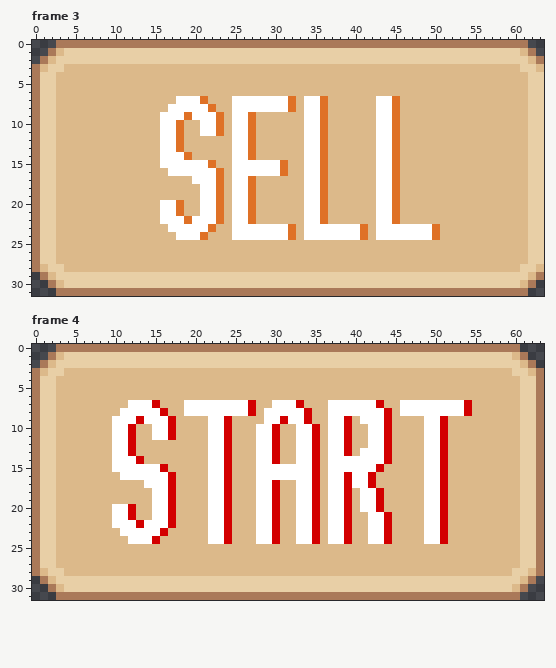
Two states of a pixel-art file, Aseprite/Button.aseprite. Above is the file before it was changed.
64x32 pixels, 5 frames. Shown: frame 3, frame 4. The commit also changed other frames, which this record leaves out.
And afterwards:
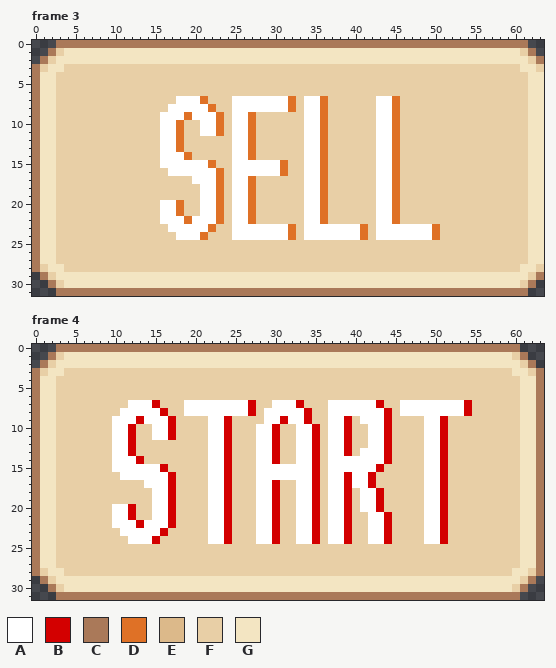
Palette (. is transparent): A #ffffff  B #d30000  C #aa7959  D #df7126  E #dcb98a  F #e8cfa6  G #f3e5c2
The edit:
layer "Button_Up" now shown
layer "Button_Down" now hidden
Changed rows in their new state; - is an unchanged pixel.
Frame 3:
first column x 1:
 1 --FGGGGGGGGGGGGGGGGGGGGGGGGGGGGGGGGGGGGGGGGGGGGGGGGGGGGGGGGGF--
 2 -FGGGGGGGGGGGGGGGGGGGGGGGGGGGGGGGGGGGGGGGGGGGGGGGGGGGGGGGGGGGF-
 3 FGGFFFFFFFFFFFFFFFFFFFFFFFFFFFFFFFFFFFFFFFFFFFFFFFFFFFFFFFFFGGF
 4 GGFFFFFFFFFFFFFFFFFFFFFFFFFFFFFFFFFFFFFFFFFFFFFFFFFFFFFFFFFFFGG
 5 GGFFFFFFFFFFFFFFFFFFFFFFFFFFFFFFFFFFFFFFFFFFFFFFFFFFFFFFFFFFFGG
 6 GGFFFFFFFFFFFFFFFFFFFFFFFFFFFFFFFFFFFFFFFFFFFFFFFFFFFFFFFFFFFGG
 7 GGFFFFFFFFFFFFFFF----FFF--------F---FFFFFF---FFFFFFFFFFFFFFFFGG
 8 GGFFFFFFFFFFFFFF------FF--------F---FFFFFF---FFFFFFFFFFFFFFFFGG
 9 GGFFFFFFFFFFFFF--------F---FFFFFF---FFFFFF---FFFFFFFFFFFFFFFFGG
10 GGFFFFFFFFFFFFF---FF---F---FFFFFF---FFFFFF---FFFFFFFFFFFFFFFFGG
11 GGFFFFFFFFFFFFF---FF---F---FFFFFF---FFFFFF---FFFFFFFFFFFFFFFFGG
12 GGFFFFFFFFFFFFF---FFFFFF---FFFFFF---FFFFFF---FFFFFFFFFFFFFFFFGG
13 GGFFFFFFFFFFFFF---FFFFFF---FFFFFF---FFFFFF---FFFFFFFFFFFFFFFFGG
14 GGFFFFFFFFFFFFF----FFFFF---FFFFFF---FFFFFF---FFFFFFFFFFFFFFFFGG
15 GGFFFFFFFFFFFFF-------FF-------FF---FFFFFF---FFFFFFFFFFFFFFFFGG
16 GGFFFFFFFFFFFFFF-------F-------FF---FFFFFF---FFFFFFFFFFFFFFFFGG
17 GGFFFFFFFFFFFFFFFFF----F---FFFFFF---FFFFFF---FFFFFFFFFFFFFFFFGG
18 GGFFFFFFFFFFFFFFFFFF---F---FFFFFF---FFFFFF---FFFFFFFFFFFFFFFFGG
19 GGFFFFFFFFFFFFFFFFFF---F---FFFFFF---FFFFFF---FFFFFFFFFFFFFFFFGG
20 GGFFFFFFFFFFFFF---FF---F---FFFFFF---FFFFFF---FFFFFFFFFFFFFFFFGG
21 GGFFFFFFFFFFFFF---FF---F---FFFFFF---FFFFFF---FFFFFFFFFFFFFFFFGG
22 GGFFFFFFFFFFFFF--------F---FFFFFF---FFFFFF---FFFFFFFFFFFFFFFFGG
23 GGFFFFFFFFFFFFFF------FF--------F--------F--------FFFFFFFFFFFGG
24 GGFFFFFFFFFFFFFFF----FFF--------F--------F--------FFFFFFFFFFFGG
25 GGFFFFFFFFFFFFFFFFFFFFFFFFFFFFFFFFFFFFFFFFFFFFFFFFFFFFFFFFFFFGG
26 GGFFFFFFFFFFFFFFFFFFFFFFFFFFFFFFFFFFFFFFFFFFFFFFFFFFFFFFFFFFFGG
27 GGFFFFFFFFFFFFFFFFFFFFFFFFFFFFFFFFFFFFFFFFFFFFFFFFFFFFFFFFFFFGG
28 FGGFFFFFFFFFFFFFFFFFFFFFFFFFFFFFFFFFFFFFFFFFFFFFFFFFFFFFFFFFGGF
29 -FGGGGGGGGGGGGGGGGGGGGGGGGGGGGGGGGGGGGGGGGGGGGGGGGGGGGGGGGGGGF-
30 --FGGGGGGGGGGGGGGGGGGGGGGGGGGGGGGGGGGGGGGGGGGGGGGGGGGGGGGGGGF--
Frame 4:
first column x 1:
 1 --FGGGGGGGGGGGGGGGGGGGGGGGGGGGGGGGGGGGGGGGGGGGGGGGGGGGGGGGGF--
 2 -FGGGGGGGGGGGGGGGGGGGGGGGGGGGGGGGGGGGGGGGGGGGGGGGGGGGGGGGGGGF-
 3 FGGFFFFFFFFFFFFFFFFFFFFFFFFFFFFFFFFFFFFFFFFFFFFFFFFFFFFFFFFGGF
 4 GGFFFFFFFFFFFFFFFFFFFFFFFFFFFFFFFFFFFFFFFFFFFFFFFFFFFFFFFFFFGG
 5 GGFFFFFFFFFFFFFFFFFFFFFFFFFFFFFFFFFFFFFFFFFFFFFFFFFFFFFFFFFFGG
 6 GGFFFFFFFFFFFFFFFFFFFFFFFFFFFFFFFFFFFFFFFFFFFFFFFFFFFFFFFFFFGG
 7 GGFFFFFFFFF----FFF---------FF----FFF-------FF---------FFFFFFGG
 8 GGFFFFFFFF------FF---------F------FF--------F---------FFFFFFGG
 9 GGFFFFFFF--------FFFF---FFFF------FF---F----FFFF---FFFFFFFFFGG
10 GGFFFFFFF---FF---FFFF---FFF---FF---F---FF---FFFF---FFFFFFFFFGG
11 GGFFFFFFF---FF---FFFF---FFF---FF---F---FF---FFFF---FFFFFFFFFGG
12 GGFFFFFFF---FFFFFFFFF---FFF---FF---F---FF---FFFF---FFFFFFFFFGG
13 GGFFFFFFF---FFFFFFFFF---FFF---FF---F---F----FFFF---FFFFFFFFFGG
14 GGFFFFFFF----FFFFFFFF---FFF---FF---F--------FFFF---FFFFFFFFFGG
15 GGFFFFFFF-------FFFFF---FFF--------F-------FFFFF---FFFFFFFFFGG
16 GGFFFFFFFF-------FFFF---FFF--------F------FFFFFF---FFFFFFFFFGG
17 GGFFFFFFFFFFF----FFFF---FFF---FF---F------FFFFFF---FFFFFFFFFGG
18 GGFFFFFFFFFFFF---FFFF---FFF---FF---F---F---FFFFF---FFFFFFFFFGG
19 GGFFFFFFFFFFFF---FFFF---FFF---FF---F---F---FFFFF---FFFFFFFFFGG
20 GGFFFFFFF---FF---FFFF---FFF---FF---F---F---FFFFF---FFFFFFFFFGG
21 GGFFFFFFF---FF---FFFF---FFF---FF---F---FF---FFFF---FFFFFFFFFGG
22 GGFFFFFFF--------FFFF---FFF---FF---F---FF---FFFF---FFFFFFFFFGG
23 GGFFFFFFFF------FFFFF---FFF---FF---F---FF---FFFF---FFFFFFFFFGG
24 GGFFFFFFFFF----FFFFFF---FFF---FF---F---FF---FFFF---FFFFFFFFFGG
25 GGFFFFFFFFFFFFFFFFFFFFFFFFFFFFFFFFFFFFFFFFFFFFFFFFFFFFFFFFFFGG
26 GGFFFFFFFFFFFFFFFFFFFFFFFFFFFFFFFFFFFFFFFFFFFFFFFFFFFFFFFFFFGG
27 GGFFFFFFFFFFFFFFFFFFFFFFFFFFFFFFFFFFFFFFFFFFFFFFFFFFFFFFFFFFGG
28 FGGFFFFFFFFFFFFFFFFFFFFFFFFFFFFFFFFFFFFFFFFFFFFFFFFFFFFFFFFGGF
29 -FGGGGGGGGGGGGGGGGGGGGGGGGGGGGGGGGGGGGGGGGGGGGGGGGGGGGGGGGGGF-
30 --FGGGGGGGGGGGGGGGGGGGGGGGGGGGGGGGGGGGGGGGGGGGGGGGGGGGGGGGGF--
